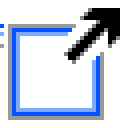
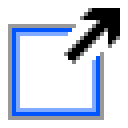
Comparing the layer stacks of the two 128x128 images. Changes:
painted on "Layer 1" over [0, 24, 4, 48]
